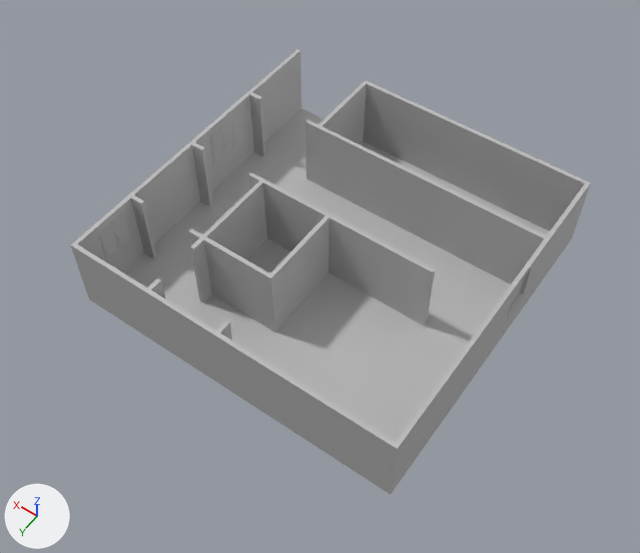
Two versions of the FBX model Assets/LD_Levels/1-4.fbx, one commit apart.
Camera for both pictures: a 50 mm lens placed at (-10.26, 13.9, 16.38), pointed at (-2.99, 3.72, 0.38). Arrows for +X, +Y and +Z are at lower left; the lights stay in place. Where no turn or scale is listed for an object, it has been applied to the vertices.

In view in the first picture: 'Contour', 'Contour.001', 'Contour_gauche.001', 'Mur1', 'Mur14', 'Mur15', 'Mur16', 'Mur17', 'Mur18', 'Mur2', 'Mur3', 'Mur4', 'Mur5', 'Mur6', 'Mur7', 'Mur8', 'Mur9', 'Mur_Fenetre', 'Mur_Fenetre1', 'Sol', 'Vitre_droite', 'Vitre_droite.001', 'Vitre_gauche', 'Vitre_gauche.001'.
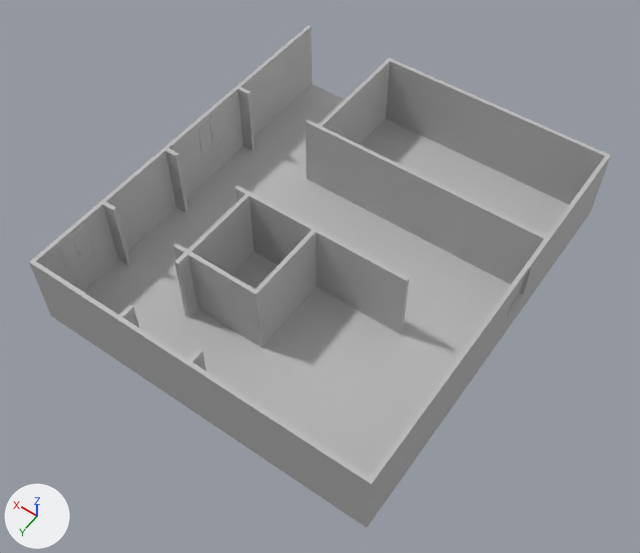
Where the newer file only moved an object's origin or applied its transform, the numbers keep the older frame.

Where the change shows, as pixel boxes [x1, y1, x2, y2] in the pictures (640 x 553 px; the box of a moved part takes in the faces that stretch with it):
'Sol', reshaped, moved (14% wider, 18% taller): before [124, 108, 550, 442]; after [83, 84, 569, 477]
'Mur5', reshaped, moved (7% taller): before [71, 242, 400, 494]; after [29, 259, 374, 528]
'Mur3', moved: before [363, 82, 586, 231]; after [385, 59, 607, 205]
'Mur2', mesh rescaled, moved (6% narrower): before [249, 172, 435, 326]; after [235, 185, 409, 334]
'Mur8', moved: before [189, 229, 271, 329]; after [173, 243, 257, 345]
'Mur_Fenetre1', reshaped, moved (37% wider, 28% taller): before [75, 184, 157, 273]; after [33, 177, 146, 291]
'Mur15', mesh rescaled (21% wider, 18% taller): before [393, 304, 501, 490]; after [370, 304, 501, 523]
'Mur9', moved: before [267, 216, 329, 332]; after [252, 230, 316, 347]
'Mur4', mesh rescaled, moved (39% wider, 19% taller): before [247, 49, 302, 142]; after [235, 25, 312, 136]
'Mur6', moved: before [142, 141, 201, 241]; after [130, 135, 191, 234]
'Mur_Fenetre', moved: before [191, 93, 254, 191]; after [179, 88, 243, 193]
'Mur1', mesh rescaled: before [319, 80, 368, 145]; after [319, 58, 392, 145]
'Mur14', mesh rescaled (33% wider, 24% taller): before [532, 181, 591, 294]; after [532, 154, 611, 294]
'Mur18', moved: before [192, 143, 213, 207]; after [166, 148, 188, 212]
'Mur16', moved: before [131, 195, 157, 259]; after [103, 202, 131, 265]
'Mur17', moved: before [250, 92, 266, 157]; after [238, 87, 255, 151]
'Vitre_gauche.001', moved: before [100, 224, 118, 258]; after [61, 239, 81, 274]
'Vitre_droite.001', moved: before [113, 212, 130, 247]; after [74, 228, 93, 262]
'Vitre_gauche', moved: before [212, 128, 224, 161]; after [200, 122, 213, 155]
'Vitre_droite', moved: before [223, 118, 234, 152]; after [211, 112, 223, 146]
'Contour.001', moved: before [97, 208, 133, 262]; after [57, 223, 96, 278]
'Contour', moved: before [210, 114, 236, 165]; after [198, 108, 225, 159]
'Contour_gauche.001', moved: before [99, 221, 119, 260]; after [59, 237, 82, 276]
part 5 of me_mesh_020, moved or reshaped: before [125, 186, 157, 241]; after [87, 179, 146, 252]
part 6 of me_mesh_020, moved or reshaped: before [75, 184, 157, 273]; after [33, 177, 145, 291]

What changed in the scene script:
```text
Change me_mesh_004:
    where me_mesh_004.from_pydata(...)  # 8 vertices, 6 faces; spans x -0.05..0.05, y -1.05..1.05, z -0.97..0.97
    me_mesh_004 part 8: the whole mesh is scaled about its middle by (1, 1.47, 1)
Change me_mesh_020:
    where me_mesh_020.from_pydata(...)  # 16 vertices, 16 faces; spans x -0.05..0.05, y -1.05..1.05, z -0.97..0.97
    me_mesh_020 part 5: all 4 vertices in x -0.05..0.05, y -1.05, z -0.97..0.97 are moved by (0.0, -0.42, 0.0)
    me_mesh_020 part 6: all 4 vertices in x -0.05..0.05, y 1.05, z -0.97..0.97 are moved by (0.0, 0.42, 0.0)
Change me_mesh:
    where me_mesh.from_pydata(...)  # 4 vertices, 1 face; spans x -4.0..4.0, y -4.0..4.0, z 0.0
    me_mesh part 1
    me_mesh.vertices[0].co: (-4.0, -4.0, 0.0) -> (-4.19, -4.91, 0.0)
    me_mesh.vertices[1].co: (4.0, -4.0, 0.0) -> (4.19, -4.91, 0.0)  # pixel (301, 108) -> pixel (311, 83)
    me_mesh.vertices[2].co: (-4.0, 4.0, 0.0) -> (-4.19, 4.91, 0.0)
    me_mesh.vertices[3].co: (4.0, 4.0, 0.0) -> (4.19, 4.91, 0.0)
Change me_mesh_014:
    where me_mesh_014.from_pydata(...)  # 8 vertices, 6 faces; spans x -0.05..0.05, y -1.05..1.05, z -0.97..0.97
    me_mesh_014 part 3: the whole mesh is scaled about its middle by (1, 1.52, 1), then moved by (0.0, -0.54, 0.0)
Change me_mesh_002:
    where me_mesh_002.from_pydata(...)  # 8 vertices, 6 faces; spans x -2.43..2.43, y -0.05..0.05, z -0.97..0.97
    me_mesh_002 part 4: the whole mesh is scaled about its middle by (0.935, 1, 1)
Change me_mesh_005:
    where me_mesh_005.from_pydata(...)  # 8 vertices, 6 faces; spans x -4.1..4.1, y -0.05..0.05, z -0.97..0.97
    me_mesh_005 part 7
    add for i in [1, 3, 5, 7]: me_mesh_005.vertices[i].co += Vector((-0.19, 0.0, 0.0))
    add for i in [0, 2, 4, 6]: me_mesh_005.vertices[i].co += Vector((0.19, 0.0, 0.0))
Change me_mesh_015:
    where me_mesh_015.from_pydata(...)  # 8 vertices, 6 faces; spans x -0.05..0.05, y -1.9..1.9, z -0.97..0.97
    me_mesh_015 part 2: the whole mesh is scaled about its middle by (1, 1.22, 1), then moved by (0.0, 0.42, 0.0)
Change me_mesh_001:
    where me_mesh_001.from_pydata(...)  # 8 vertices, 6 faces; spans x -0.05..0.05, y -1.0..1.0, z -0.97..0.97
    me_mesh_001 part 9: the whole mesh is scaled about its middle by (1, 1.54, 1), then moved by (0.0, -0.54, 0.0)
Change ob_mur4:
    ob_mur4.location: (1.05, 0.05, 0.97) -> (1.42, -0.44, 0.97)
Change ob_mur_fenetre1:
    ob_mur_fenetre1.location: (1.05, 5.95, 0.97) -> (1.42, 6.36, 0.97)
Change ob_sol:
    ob_sol.location: (-3.0, 3.0, 0.0) -> (-2.81, 2.92, 0.0)
Change ob_mur16:
    ob_mur16.location: (0.84, 5.3, 0.97) -> (1.22, 5.8, 0.97)
Change ob_mur6:
    ob_mur6.location: (1.05, 4.04, 0.97) -> (1.42, 4.04, 0.97)
Change ob_contour:
    ob_contour.location: (1.0, 2.22, 1.29) -> (1.37, 2.22, 1.29)
Change ob_mur_fenetre:
    ob_mur_fenetre.location: (1.05, 2.15, 0.97) -> (1.42, 2.15, 0.97)
Change ob_mur17:
    ob_mur17.location: (0.84, 1.05, 0.97) -> (1.21, 1.05, 0.97)
Change ob_vitre_droite_001:
    ob_vitre_droite_001.location: (0.99, 5.81, 1.29) -> (1.36, 6.63, 1.29)
Change ob_contour_001:
    ob_contour_001.location: (1.0, 6.01, 1.29) -> (1.37, 6.83, 1.29)
Change ob_vitre_gauche_001:
    ob_vitre_gauche_001.location: (0.99, 6.21, 1.29) -> (1.36, 7.03, 1.29)
Change ob_vitre_droite:
    ob_vitre_droite.location: (0.99, 2.02, 1.29) -> (1.36, 2.02, 1.29)
Change ob_vitre_gauche:
    ob_vitre_gauche.location: (0.99, 2.42, 1.29) -> (1.36, 2.42, 1.29)
Change ob_mur18:
    ob_mur18.location: (0.84, 3.22, 0.97) -> (1.21, 3.73, 0.97)
Change ob_mur9:
    ob_mur9.location: (-2.87, 4.31, 0.97) -> (-2.87, 4.81, 0.97)
Change ob_contour_gauche_001:
    ob_contour_gauche_001.location: (0.99, 6.21, 1.29) -> (1.36, 7.03, 1.29)
Change ob_mur2:
    ob_mur2.location: (-3.11, 3.22, 0.97) -> (-2.95, 3.73, 0.97)
Change ob_mur8:
    ob_mur8.location: (-1.75, 5.3, 0.97) -> (-1.75, 5.8, 0.97)
Change ob_mur5:
    ob_mur5.location: (-3.0, 7.05, 0.97) -> (-2.81, 7.88, 0.97)
Change ob_mur3:
    ob_mur3.location: (-4.05, -0.95, 0.97) -> (-4.05, -2.03, 0.97)
```
